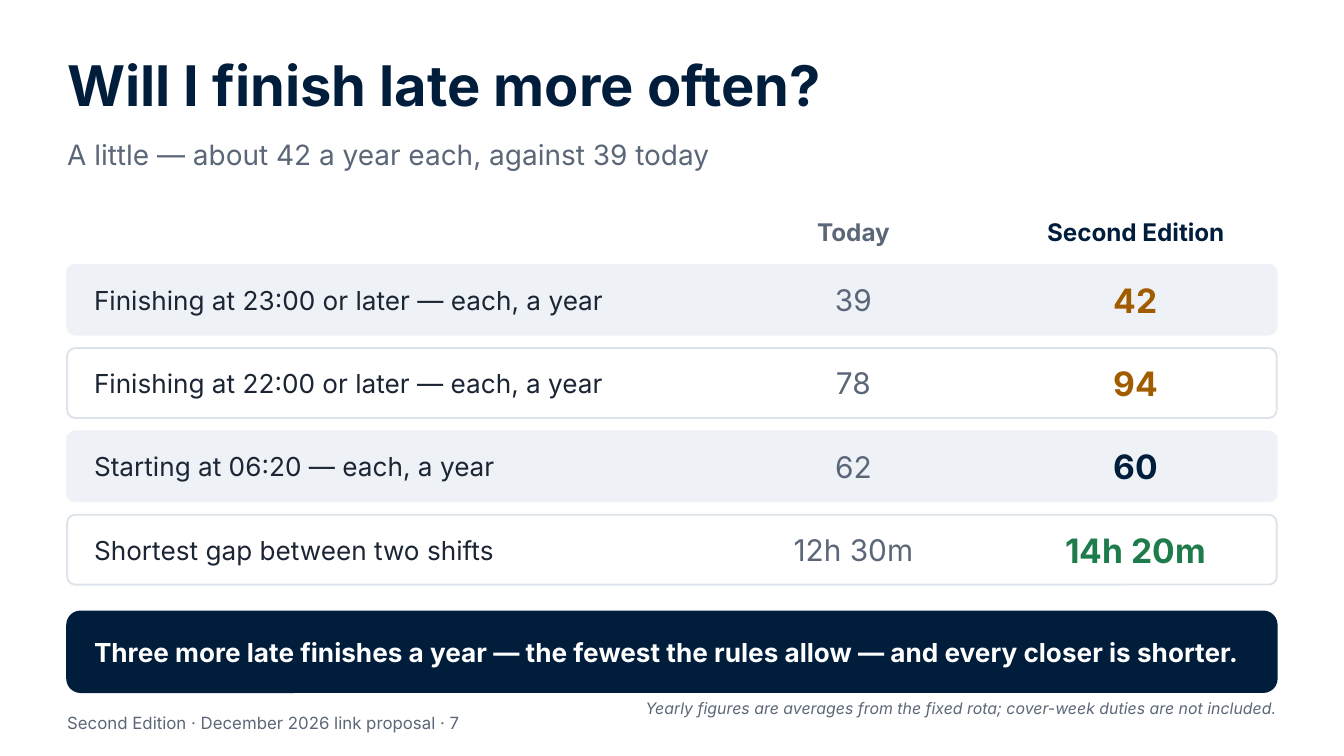
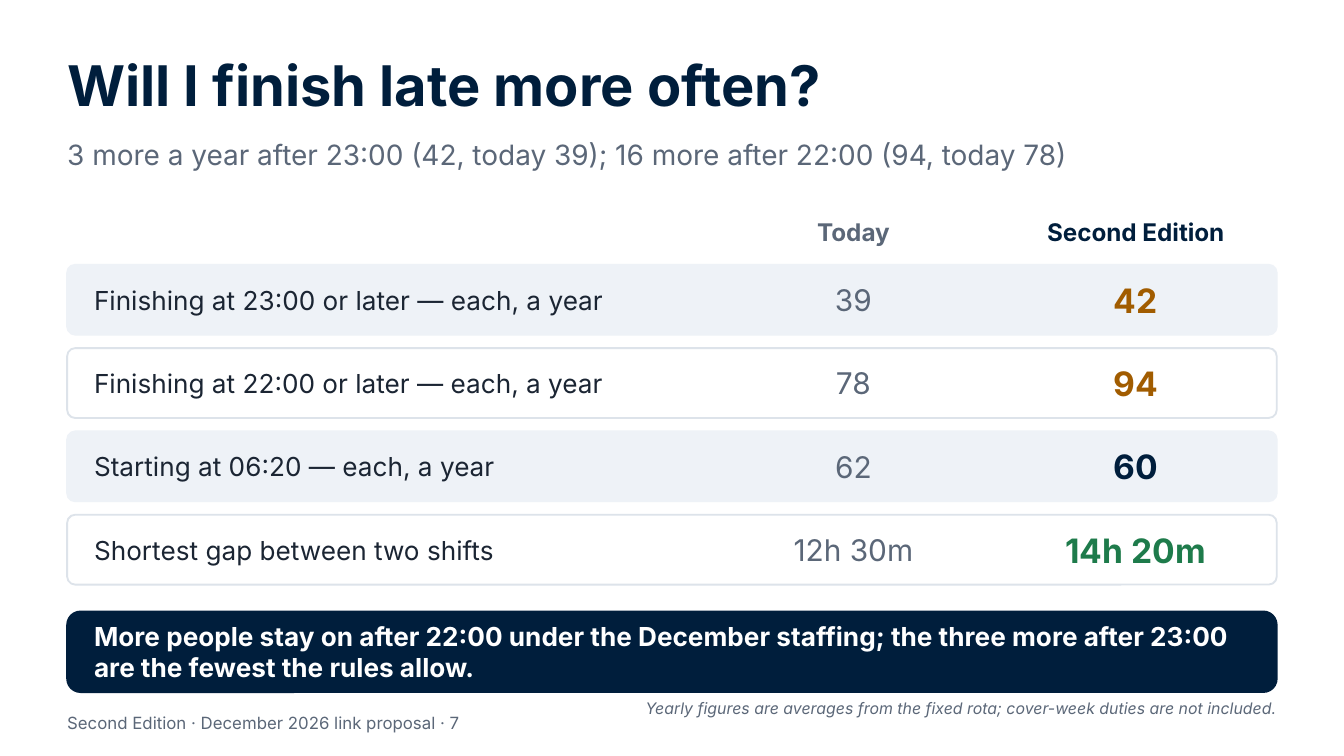
Before and after one commit to Garethdavidmiller/roster-app, a slide deck: slide 7 of docs/links-26/presentations/Second-Edition-for-colleagues.pptx. Drawn at 1344x756 pixels with LibreOffice and Linux fonts; fonts in the diff are those of the drawing. Boxes give left, top, right and bottom in pixels: in the first picture for what was removed or moved away, otherwise in the second. Text is boxed around its words. In the diff, an @@ line names an element or a change of style, - is before the commit and + after.

```diff
--- a/docs/links-26/presentations/Second-Edition-for-colleagues.pptx
+++ b/docs/links-26/presentations/Second-Edition-for-colleagues.pptx
@@ text at (67,142,1066,171): text changed @@
-A little — about 42 a year each, against 39 today
+3 more a year after 23:00 (42, today 39); 16 more after 22:00 (94, today 78)
@@ text at (94,626,1227,678): text changed @@
-Three more late finishes a year — the fewest the rules allow — and every closer is shorter.
+More people stay on after 22:00 under the December staffing; the three more after 23:00 are the fewest the rules allow.
```
Also in this commit, not shown: 2 other slides changed, 27 other files.
